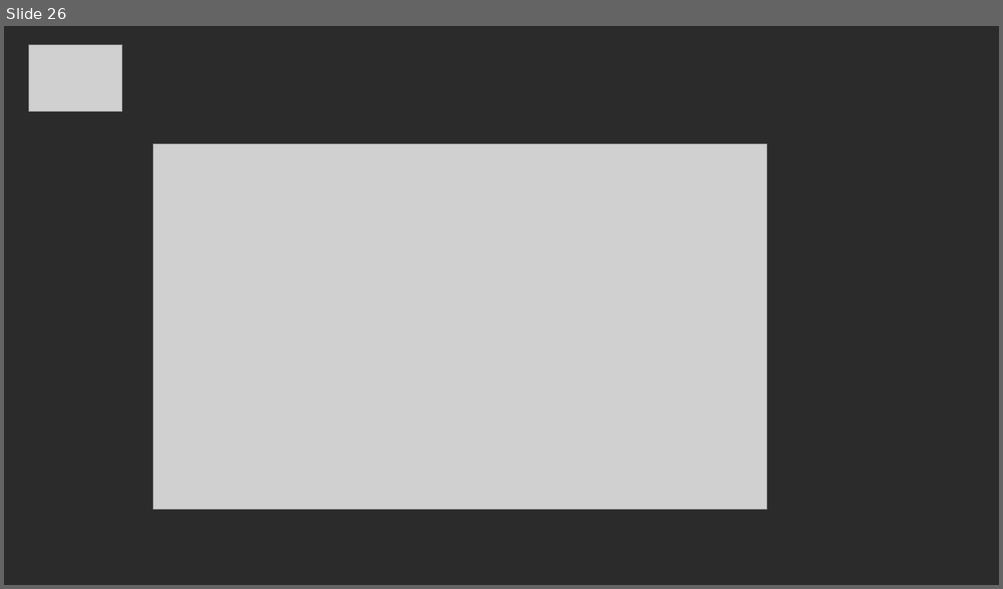
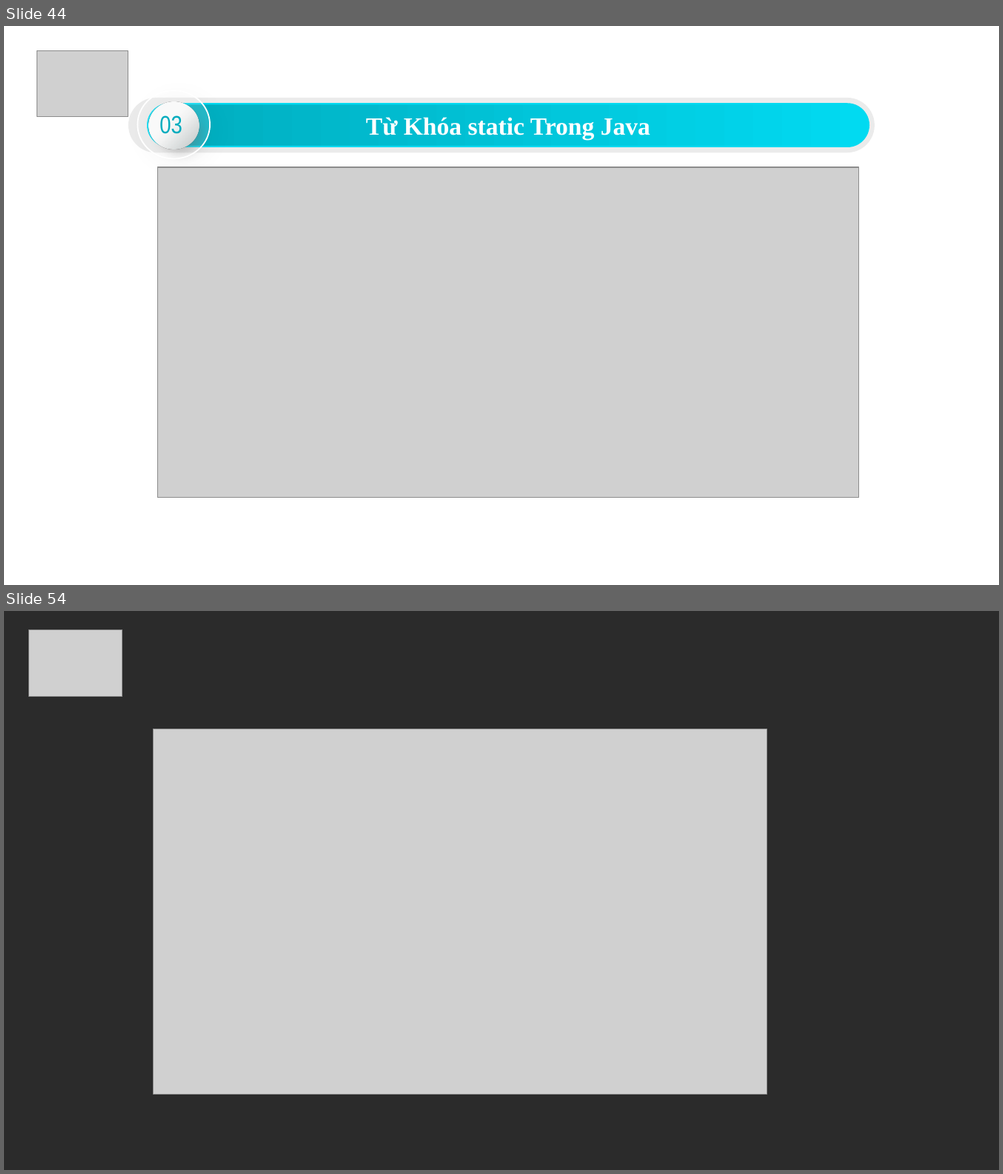
Before and after one commit to sonnguyen17099/t3h_slide, a slide deck: Bài 5.pptx. Shown one above the other, each under a label of ours: slide 26 before the commit, slides 44 and 54 after it; the slides between them are not shown. The pictures are 1003x589 and 1003x1174 pixels, drawn with LibreOffice and Linux fonts; fonts in the diff are those of the drawing; grey boxes stand for pictures; background and template pictures are left out; a plain dark background stands for a picture behind light text. Boxes give left, top, right and bottom in pixels: in the first picture for what was removed or moved away, otherwise in the second. Text is boxed around its words. In the diff, an @@ line names an element or a change of style, - is before the commit and + after.

```diff
--- a/Bài 5.pptx
+++ b/Bài 5.pptx
@@ slide 44 added at (4,26,999,585), background #FFFFFF @@
@@ picture added at (37,50,128,116) @@
@@ rounded rectangle added at (128,98,875,153), fill #D9D9D9 at 50% opacity @@
@@ rounded rectangle added at (148,104,869,146), fill gradient #01ACBE to #01DAF1, outline #01ACBE 1.5 pt, 24 pt, text #FFFFFF, bold @@
+Từ Khóa static Trong Java
@@ group added at (121,83,230,192): 3 ellipses, 1 freeform shape, 1 text @@
+03
@@ picture added at (157,168,858,498) @@
@@ what was slide 26 is now slide 54 @@
```
Also in this commit, not shown: 27 other slides added.
